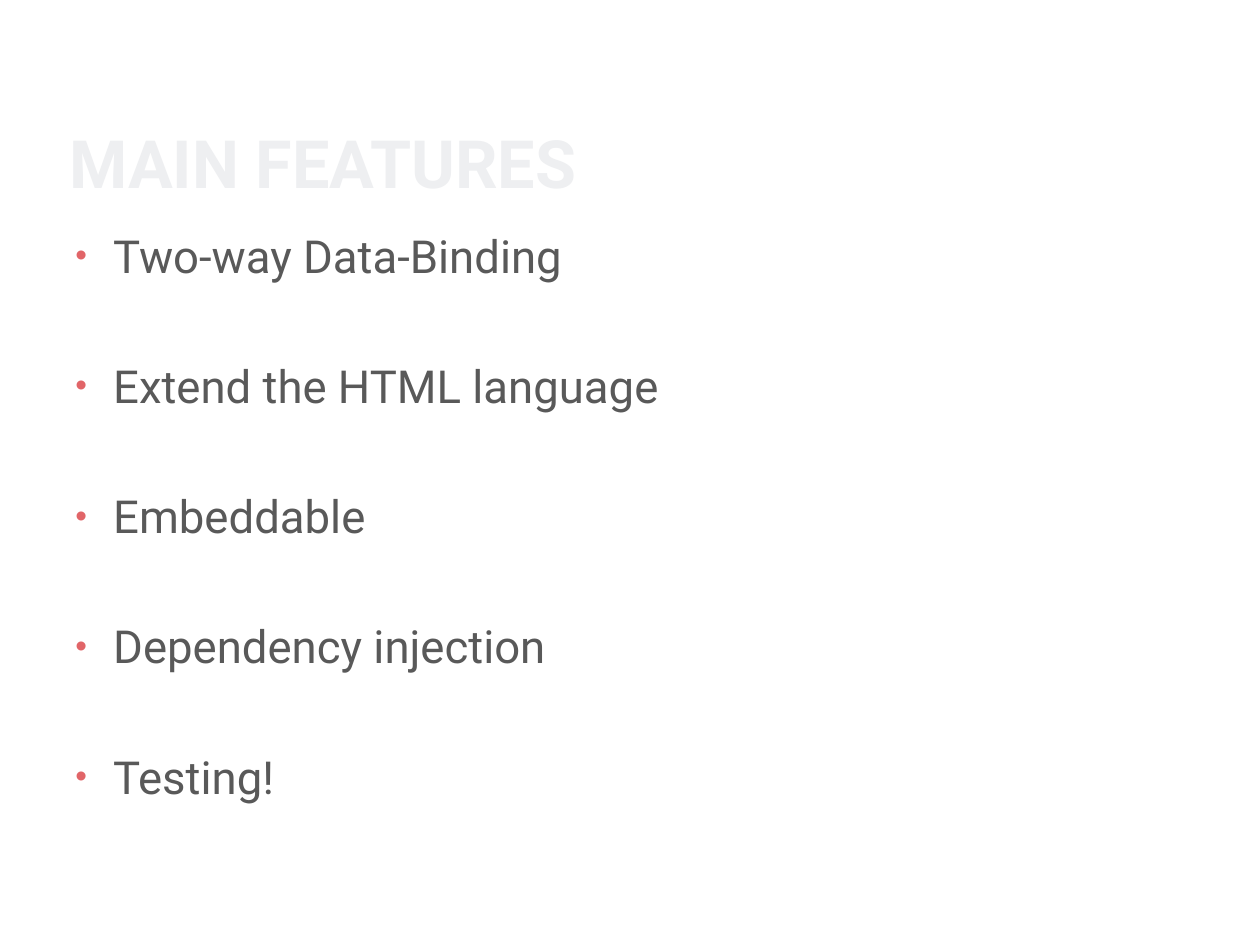
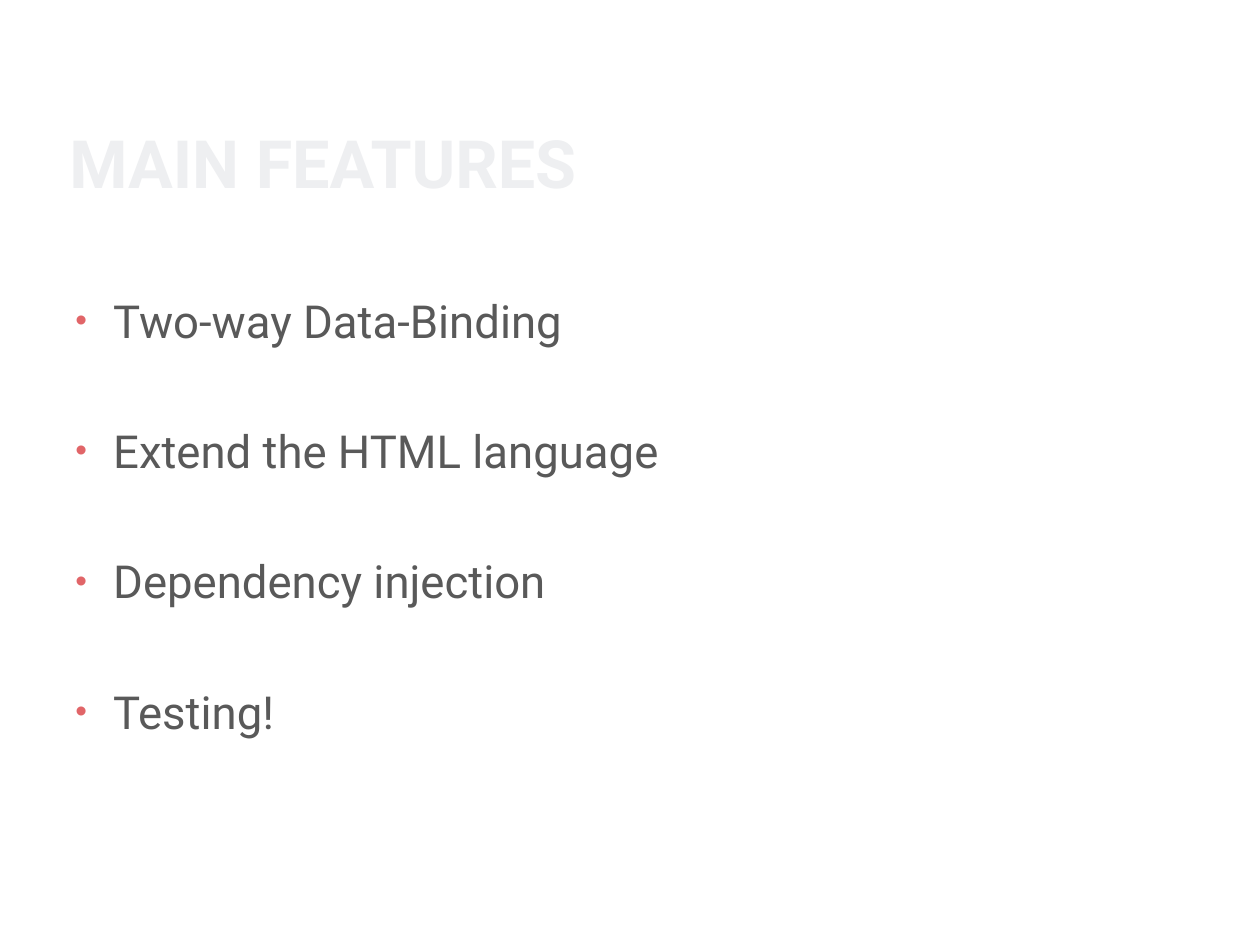
Before and after one commit to gibson-wong/AngularJS-Project, a slide deck: slide 5 of AngularJS.pptx. Drawn at 1260x945 pixels with LibreOffice and Linux fonts; fonts in the diff are those of the drawing; background and template pictures are left out. Boxes give left, top, right and bottom in pixels: in the first picture for what was removed or moved away, otherwise in the second. Text is boxed around its words. In the diff, an @@ line names an element or a change of style, - is before the commit and + after.

```diff
--- a/AngularJS.pptx
+++ b/AngularJS.pptx
@@ text at (x1=113, y1=499, x2=365, y2=534): paragraph removed @@
-• Embeddable
```
Also in this commit, not shown: 4 other slides changed, 1 other file.
